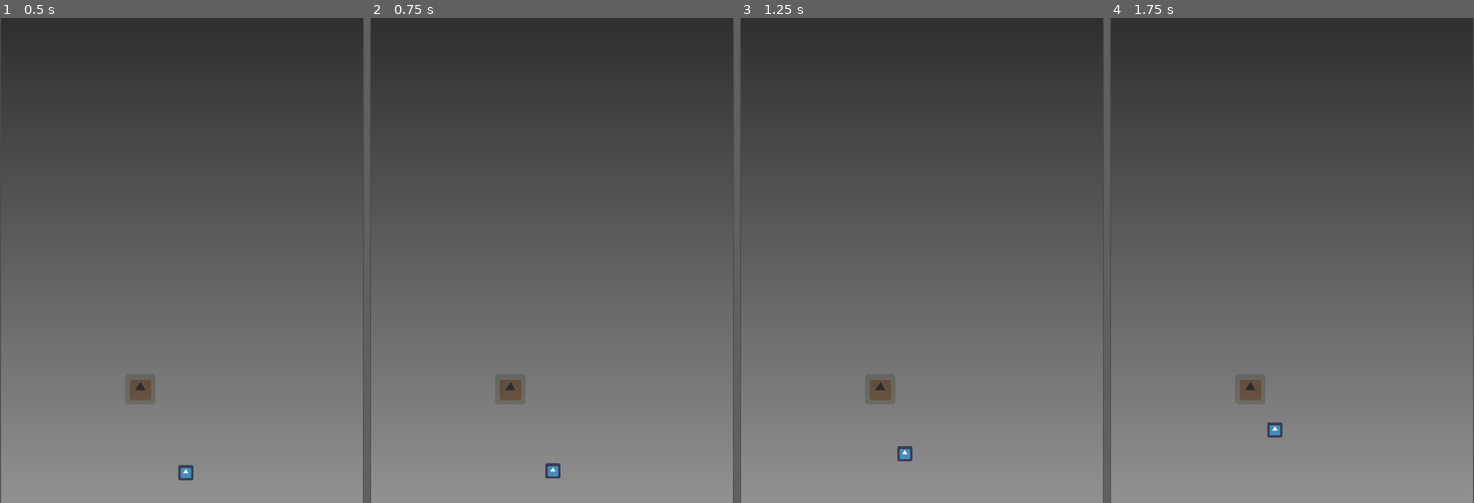
Above: before the commit, frames 1-4 (left to right).
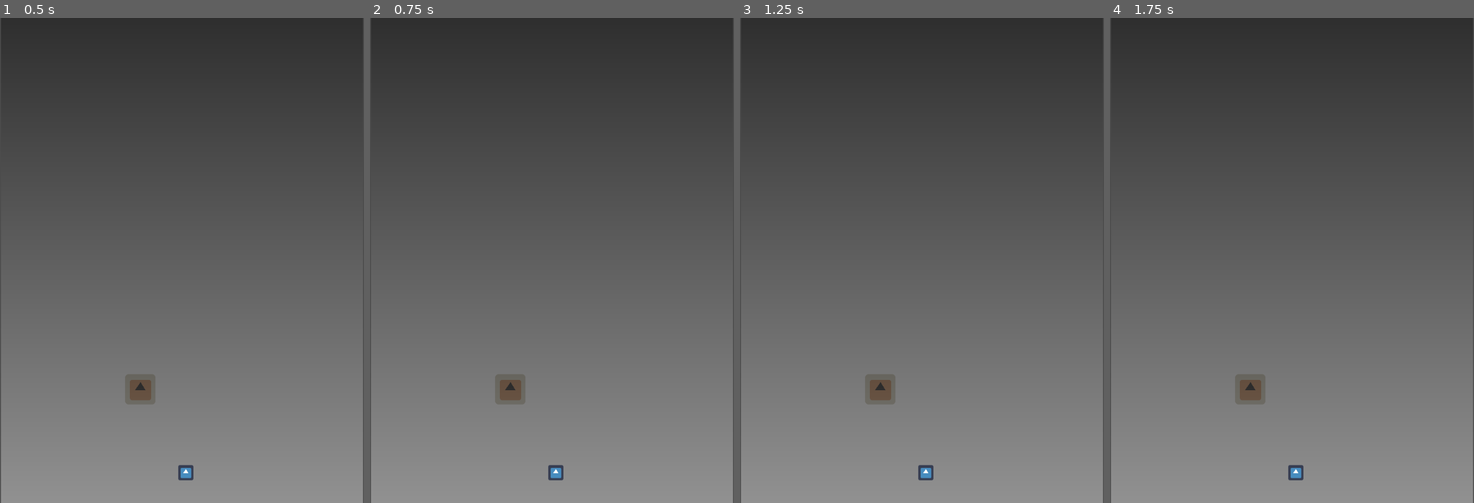
Above: after the commit, the same moments.

Repository: AntonioDell/pip-melville-website
Game: Godot game, scene res://Main.tscn
The game is run twice, just before and just after one commit, with the same random seed, the same clock (stepped at 60 frames per second) and the same inputs. The engine's default icon, where the game draws it, is replaced by a stand-in: a white triangle on a blue panel in a dark square.
Inputs (mouse positions are in pixels of both pictures, inside the frame that each line leads up to):
- Up to frame 1 (0.5 s): no input
- Up to frame 2 (0.75 s): tap Enter at 0.5 s; move the mouse to (632, 236) at 0.52 s; click (632, 236) at 0.67 s
- Up to frame 3 (1.25 s): no input
- Up to frame 4 (1.75 s): move the mouse to (1219, 284) at 1.27 s; click (1219, 284) at 1.42 s

Frame 1 is identical in both runs. In frame 2, 0.1% of the frame differs, in the area x 48-54%, y 91-96%; in frame 3, 0.3%; in frame 4, 0.3%, in the area x 43-54%, y 83-96%.

Commit message:
fix: Make only level indicators clickable

Diff:
--- a/LevelIndicator.gd
+++ b/LevelIndicator.gd
@@ -1,4 +1,4 @@
-extends Sprite
+extends KinematicBody2D
 
 export(NodePath) var player_path_follow_node: NodePath
 export(PackedScene) var scene_to_load: PackedScene
@@ -7,12 +7,14 @@
 
 var current_movement: SceneTreeTween
 
-func _input(event):
+
+func _on_Level1Indicator_input_event(viewport, event, shape_idx):
 	if event is InputEventMouseButton && !current_movement:
 		current_movement = get_tree().create_tween().bind_node(self)
 		current_movement.tween_property(player_path_follow, "unit_offset", 1.0, 5.0)
-		current_movement.connect("finished", self, "movement_finished")
+		current_movement.connect("finished", self, "_movement_finished")
 
-func movement_finished():
+
+func _movement_finished():
 	current_movement = null
 	get_tree().change_scene_to(scene_to_load)
--- a/Map.tscn
+++ b/Map.tscn
@@ -15,6 +15,9 @@
 _data = {
 "points": PoolVector2Array( 0, 0, 0, 0, 384, 960, -41.9526, 52.4408, 41.9526, -52.4408, 344, 864, -6.74238, 53.1899, 6.74238, -53.1899, 480, 800, 48.695, 0, -48.695, 0, 376, 728, 0, 0, 0, 0, 288, 784 )
 }
+
+[sub_resource type="RectangleShape2D" id=5]
+extents = Vector2( 34, 33 )
 
 [sub_resource type="CanvasItemMaterial" id=4]
 blend_mode = 2
@@ -39,11 +42,19 @@
 scale = Vector2( 0.5, 0.5 )
 texture = ExtResource( 2 )
 
-[node name="Level1Indicator" type="Sprite" parent="."]
-modulate = Color( 0.301961, 0.301961, 0.301961, 1 )
-material = SubResource( 4 )
+[node name="Level1Indicator" type="KinematicBody2D" parent="."]
 position = Vector2( 296, 784 )
-texture = ExtResource( 2 )
+input_pickable = true
 script = ExtResource( 1 )
 player_path_follow_node = NodePath("../Path2D/PathFollow2D")
 scene_to_load = ExtResource( 3 )
+
+[node name="CollisionShape2D" type="CollisionShape2D" parent="Level1Indicator"]
+shape = SubResource( 5 )
+
+[node name="IndicatorSprite" type="Sprite" parent="Level1Indicator"]
+modulate = Color( 0.301961, 0.301961, 0.301961, 1 )
+material = SubResource( 4 )
+texture = ExtResource( 2 )
+
+[connection signal="input_event" from="Level1Indicator" to="Level1Indicator" method="_on_Level1Indicator_input_event"]
--- a/project.godot
+++ b/project.godot
@@ -30,6 +30,10 @@
 
 main_run_args="--base-url=https://pip-melville-test.eu-central-1.linodeobjects.com"
 
+[editor_plugins]
+
+enabled=PoolStringArray(  )
+
 [global]
 
 canvas=false
Not shown: 1 places in Map.tscn that only renumber resources
